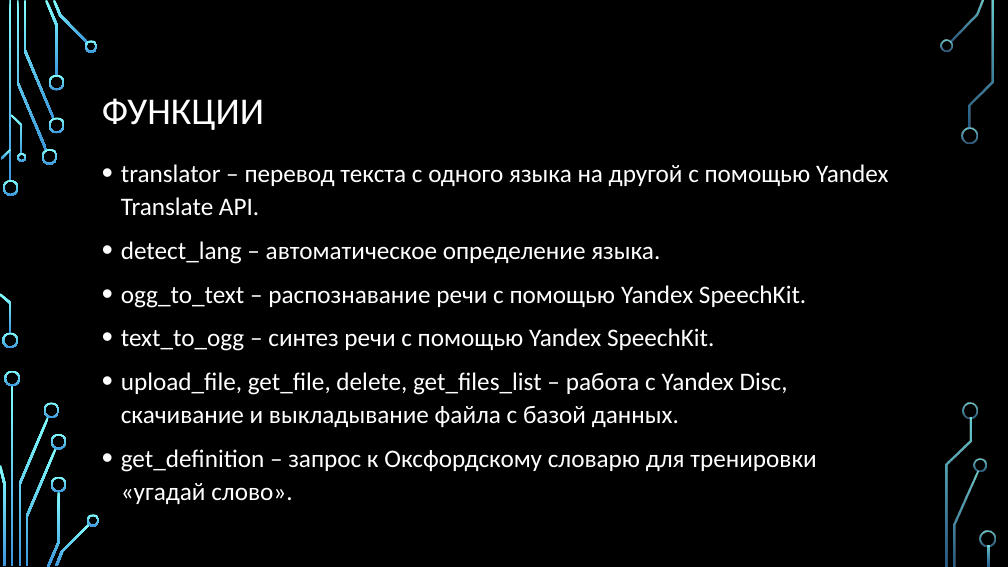
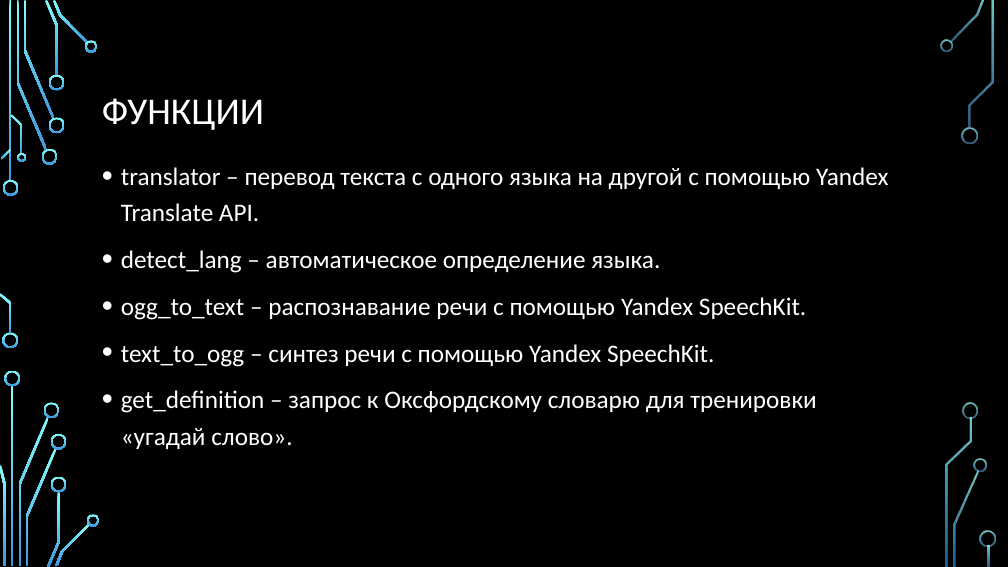
Before and after one commit to let-robots-reign/Learning_English_Bot, a slide deck: slide 11 of Proekt_BotEnglishTeacher.pptx. Drawn at 1008x567 pixels with LibreOffice and Linux fonts; fonts in the diff are those of the drawing; background and template pictures are left out. Boxes give left, top, right and bottom in pixels: in the first picture for what was removed or moved away, otherwise in the second. Text is boxed around its words. In the diff, an @@ line names an element or a change of style, - is before the commit and + after.

```diff
--- a/Proekt_BotEnglishTeacher.pptx
+++ b/Proekt_BotEnglishTeacher.pptx
@@ text "translator – перевод текста с ..." at (x1=121, y1=167, x2=888, y2=449): line spacing 1.1 to 1.2 @@
@@ text at (x1=121, y1=372, x2=788, y2=427): paragraph removed @@
-• upload_file, get_file, delete, get_files_list – работа с Yandex Disc, скачивание и выкладывание файла с базой данных.
```
Also in this commit, not shown: 12 other slides changed, 2 other files.
